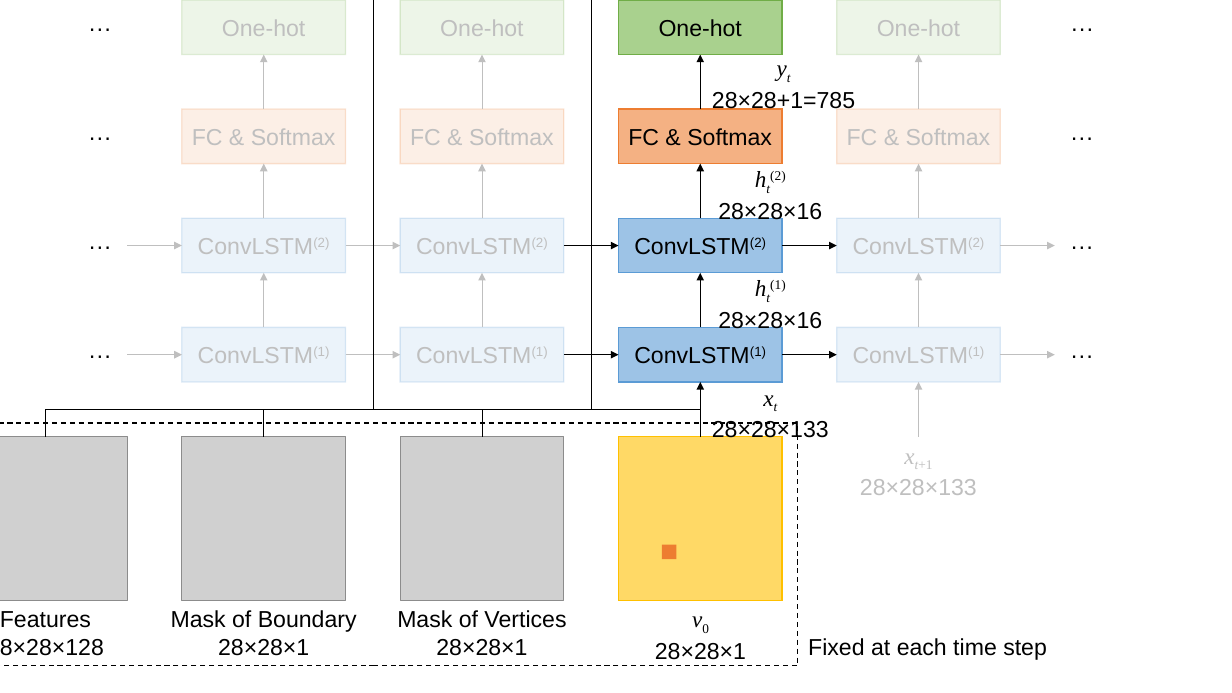
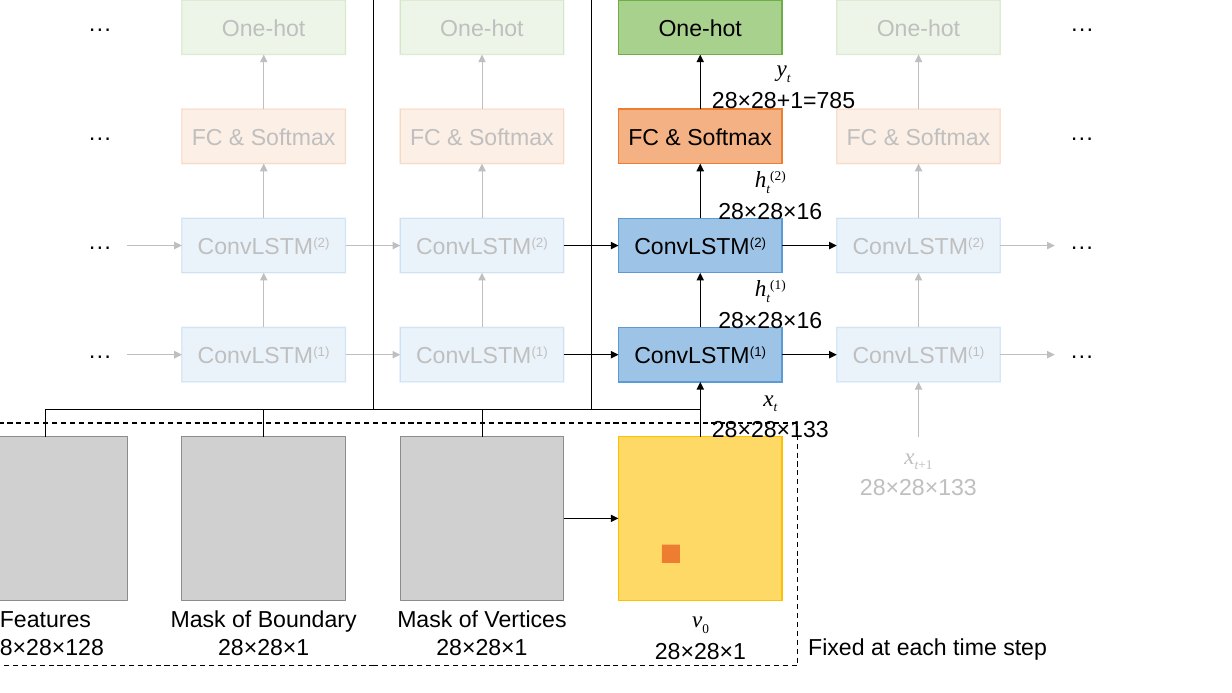
Before and after one commit to lizuoyue/ETH-Thesis, a slide deck: slide 8 of ThesisLaTeX/fig.pptx. Drawn at 1232x693 pixels with LibreOffice and Linux fonts; fonts in the diff are those of the drawing; grey boxes stand for pictures. Boxes give left, top, right and bottom in pixels: in the first picture for what was removed or moved away, otherwise in the second. Text is boxed around its words. In the diff, an @@ line names an element or a change of style, - is before the commit and + after.

```diff
--- a/ThesisLaTeX/fig.pptx
+++ b/ThesisLaTeX/fig.pptx
@@ arrow added from (564, 518) to (618, 518), #000000 0.5 pt @@
@@ rectangle: place and size @@
-rectangle at [662,544,677,559]
+rectangle at [662,544,680,563]
```
Also in this commit, not shown: 31 other files.
